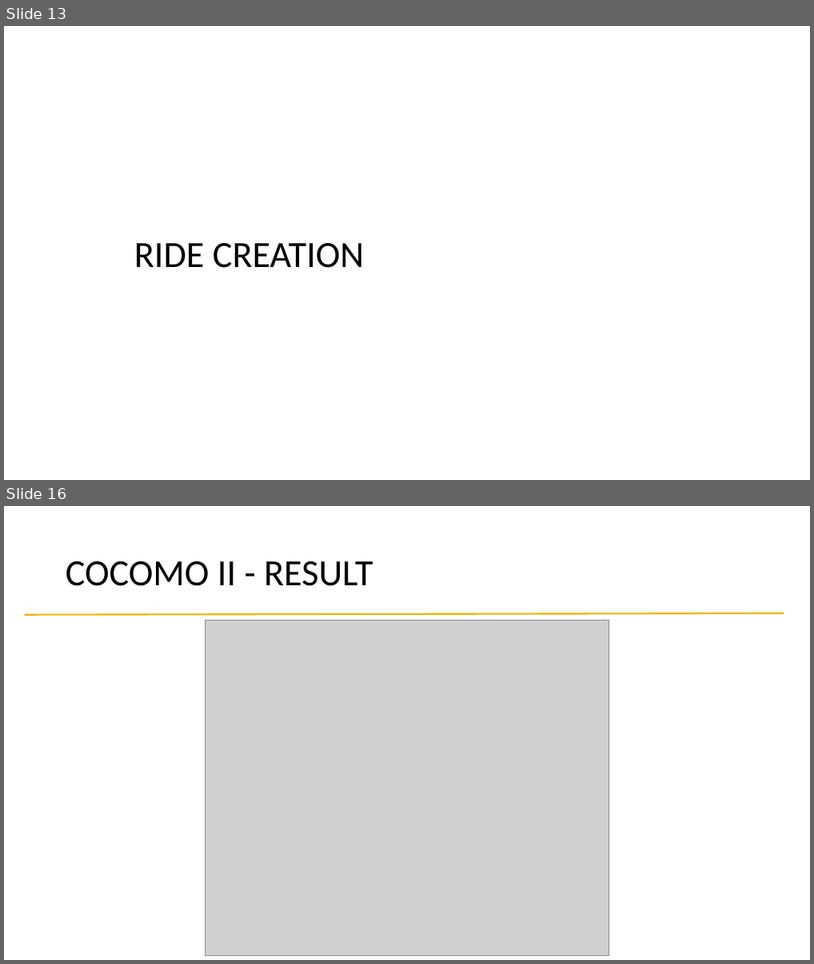
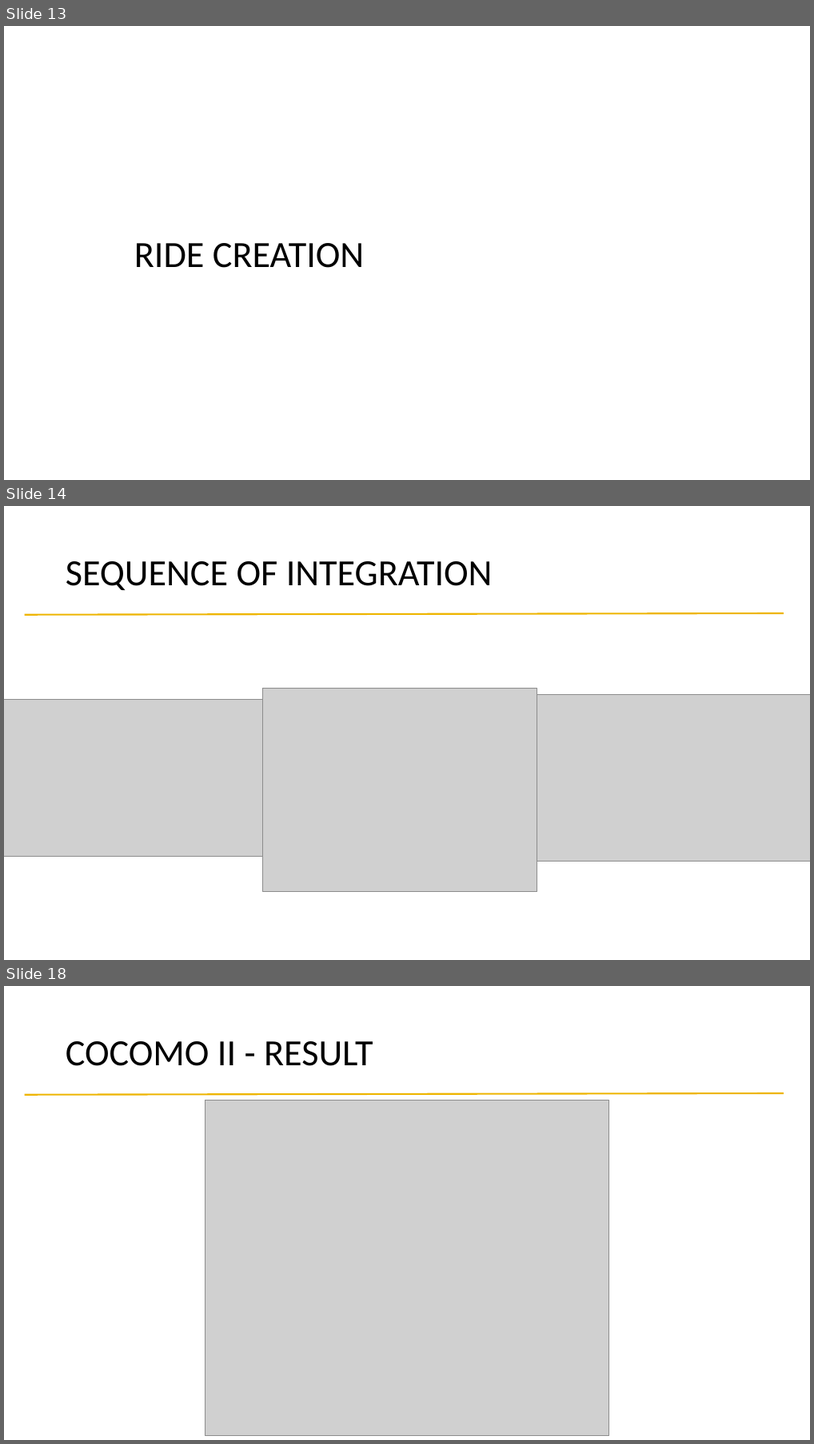
Before and after one commit to alessandrobaldassari/se2-polimi-baldassari-bendin-giarola, a slide deck: Final Presentation/Presentation.pptx. Shown one above the other, each under a label of ours: slides 13 and 16 before the commit, slides 13, 14 and 18 after it; the slides between them are not shown. The pictures are 814x964 and 814x1444 pixels, drawn with LibreOffice and Linux fonts; fonts in the diff are those of the drawing; grey boxes stand for pictures; background and template pictures are left out. Boxes give left, top, right and bottom in pixels: in the first picture for what was removed or moved away, otherwise in the second. Text is boxed around its words. In the diff, an @@ line names an element or a change of style, - is before the commit and + after.

```diff
--- a/Final Presentation/Presentation.pptx
+++ b/Final Presentation/Presentation.pptx
@@ slide 14 added at (x1=4, y1=506, x2=810, y2=960), background #FFFFFF; not listed: 1 template element that a slide beside it also shows @@
@@ title added at (x1=66, y1=561, x2=493, y2=590), 44 pt, text #000000 @@
+SEQUENCE OF INTEGRATION
@@ picture added at (x1=263, y1=688, x2=538, y2=892) @@
@@ picture added at (x1=538, y1=694, x2=810, y2=860) @@
@@ picture added at (x1=4, y1=699, x2=263, y2=856) @@
@@ what was slide 16 is now slide 18 @@
```
Also in this commit, not shown: 5 slides changed, 6 other slides added, 1 slide removed.
